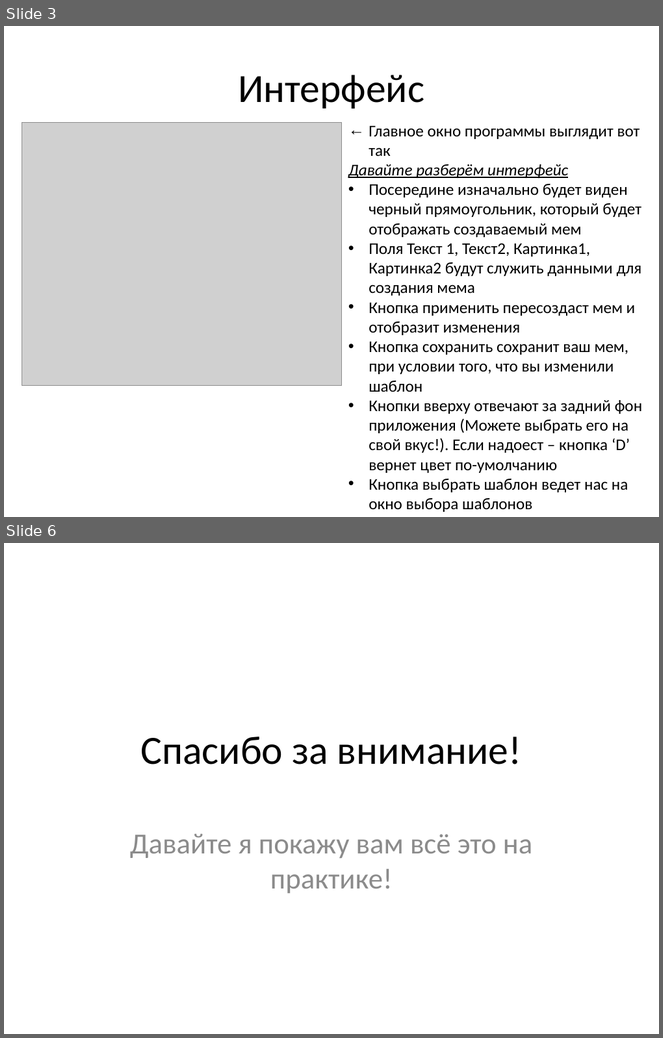
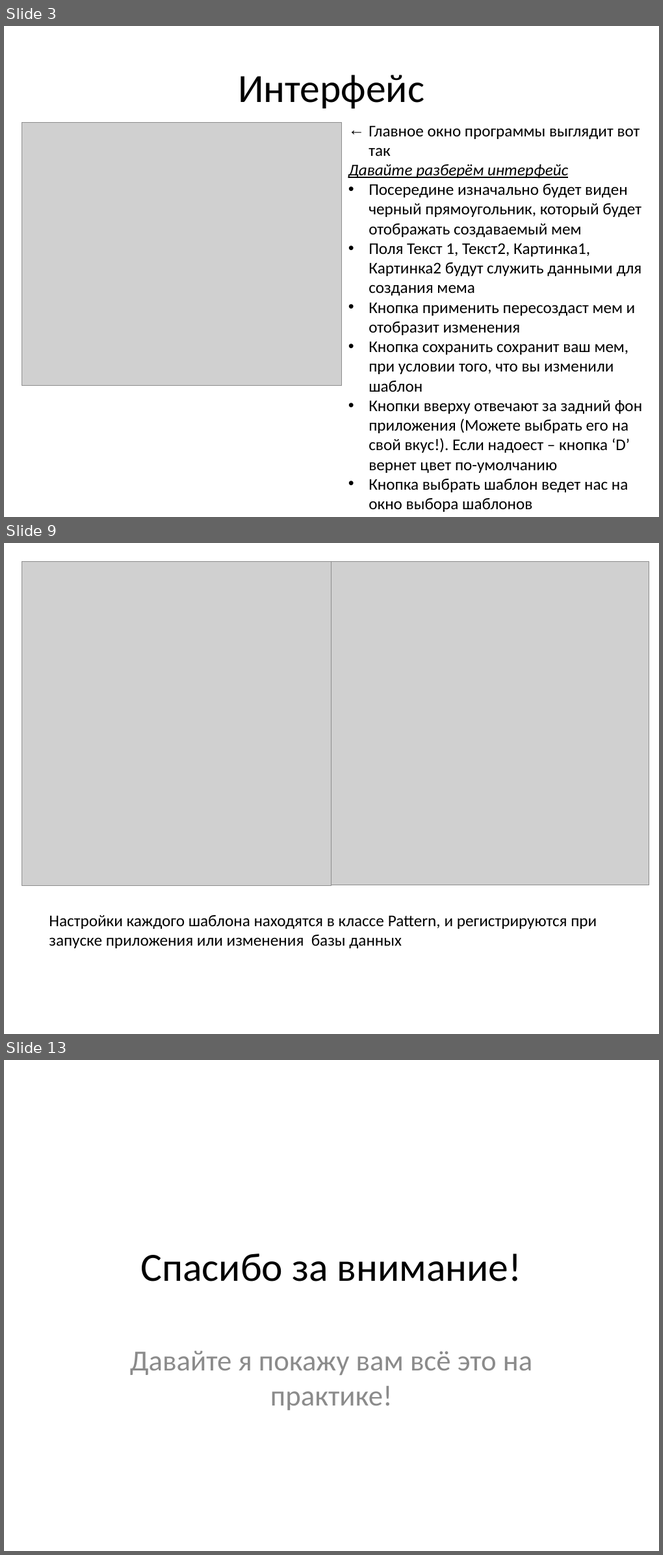
Before and after one commit to nelttjen/PyQT_project, a slide deck: PyQT_present.pptx. Shown one above the other, each under a label of ours: slides 3 and 6 before the commit, slides 3, 9 and 13 after it; the slides between them are not shown. The pictures are 663x1038 and 663x1555 pixels, drawn with LibreOffice and Linux fonts; fonts in the diff are those of the drawing; grey boxes stand for pictures. Boxes give left, top, right and bottom in pixels: in the first picture for what was removed or moved away, otherwise in the second. Text is boxed around its words. In the diff, an @@ line names an element or a change of style, - is before the commit and + after.

```diff
--- a/PyQT_present.pptx
+++ b/PyQT_present.pptx
@@ slide 9 added at [4,543,659,1034], background #FFFFFF @@
@@ picture added at [22,562,332,886] @@
@@ picture added at [332,562,649,886] @@
@@ text added at [49,915,597,949], 18 pt, text #000000 @@
+Настройки каждого шаблона находятся в классе Pattern, и регистрируются при запуске приложения или изменения базы данных
@@ what was slide 6 is now slide 13 @@
```
Also in this commit, not shown: 3 slides changed, 6 other slides added, 5 other files.
